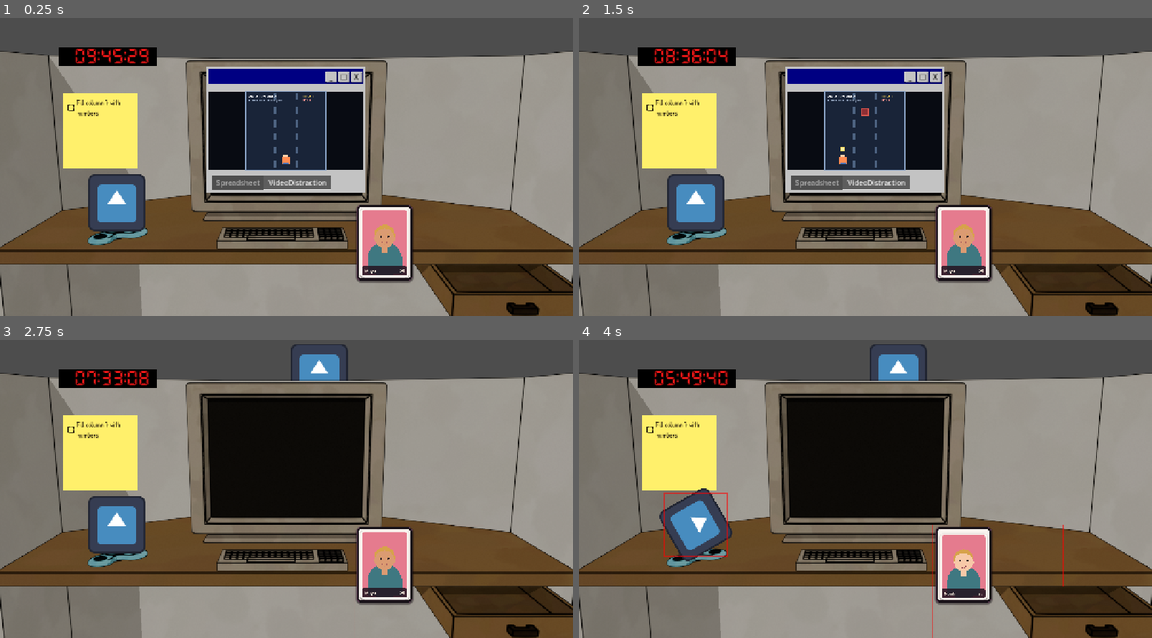
Above: before the commit, frames 1-4 (two rows, left to right).
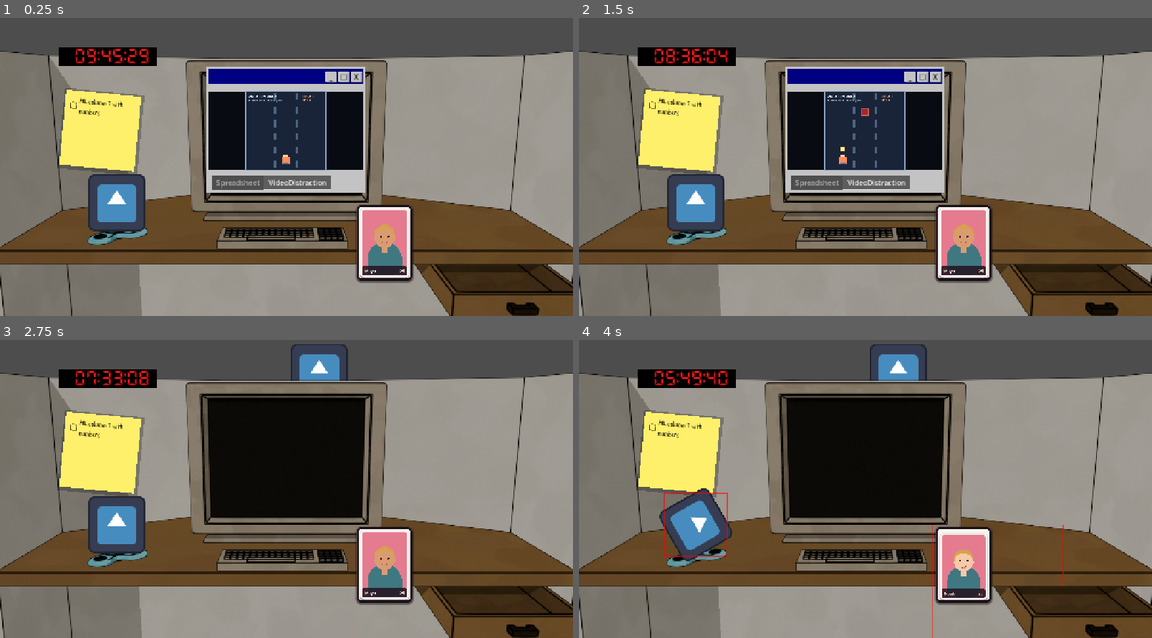
Above: after the commit, the same moments.

Repository: Jelleas/gmtk-2026
Game: Godot game, scene res://src/office/office.tscn
The game is run twice, just before and just after one commit, with the same random seed, the same clock (stepped at 60 frames per second) and the same inputs. This scene is started directly instead of the project's main scene. The engine's default icon, where the game draws it, is replaced by a stand-in: a white triangle on a blue panel in a dark square.
Inputs (mouse positions are in pixels of both pictures, inside the frame that each line leads up to):
- Up to frame 1 (0.25 s): no input
- Up to frame 2 (1.5 s): click "_" at 0.5 s; click "□" at 1.25 s
- Up to frame 3 (2.75 s): click "X" at 2 s
- Up to frame 4 (4 s): tap Enter at 2.75 s; drag from (693, 524) to (922, 405) at 2.77 s; drag from (962, 563) to (693, 524) at 3.52 s

The runs differ from the first frame. In frame 1, 0.8% of the frame differs, in the area x 10-26%, y 23-53%; in frame 2, 0.8%; in frame 3, 0.8%; in frame 4, 0.7%.

Commit message:
postit_stack

Diff:
--- a/src/postit/postit.tscn
+++ b/src/postit/postit.tscn
@@ -4,6 +4,14 @@
 
 [node name="PostIt" type="Node2D" unique_id=1177477717]
 script = ExtResource("1_postit")
+
+[node name="Shadow" type="ColorRect" parent="."]
+offset_left = -5.0
+offset_top = -5.0
+offset_right = 250.0
+offset_bottom = 252.0
+mouse_filter = 2
+color = Color(0, 0, 0, 0.25)
 
 [node name="Background" type="ColorRect" parent="." unique_id=1241816953]
 offset_right = 240.0
--- a/src/postit/postit_stack.gd
+++ b/src/postit/postit_stack.gd
@@ -13,9 +13,16 @@
 const SEAL_AT_CHECKED := 3
 
 ## Per-depth pose tuning for the layered look.
-const DEPTH_OFFSET := Vector2(6.0, -7.0)
-const ANGLE_STEP := 3.0
+const DEPTH_OFFSET := Vector2(42.0, 46.0)
+## Notes deeper in the pile are tinted slightly darker so layers read clearly.
+const DEPTH_DARKEN := 0.10
 const MAX_VISIBLE_DEPTH := 4
+## Each note gets its own fixed slight tilt (degrees) so the whole pile,
+## including the top note, looks hand-stacked. Adjacent notes lean opposite ways.
+const MIN_TILT := 3.0
+const MAX_TILT := 7.0
+## PostIt is 240x240; rotate notes around their center so corners fan out.
+const NOTE_CENTER := Vector2(120.0, 120.0)
 
 ## Fly-in / restack animation tuning.
 const FLY_IN_HEIGHT := 320.0
@@ -99,6 +106,10 @@
 	note.connect_events = false
 	note.note_color = note_color
 	notes_root.add_child(note)
+	# Give each note a fixed slight tilt, alternating lean per note, kept for
+	# the note's whole life so it stays visibly angled as it moves back.
+	var lean := 1.0 if notes.size() % 2 == 0 else -1.0
+	note.rotation = deg_to_rad(lean * randf_range(MIN_TILT, MAX_TILT))
 	notes.append(note)
 	active_note = note
 	_restack(animate)
@@ -118,41 +129,34 @@
 		todo_item.reparent(new_note.todo_list)
 
 ## Re-applies the layered pose to every note. depth 0 is the top/newest note;
-## older notes step back and rotate slightly for the stacked look.
+## older notes step further back. Each note keeps its own fixed tilt (set in
+## _spawn_note); only the depth-based position is (re)animated here.
 func _restack(animate_new_note: bool) -> void:
 	var count := notes.size()
 	for i in count:
 		var note := notes[i]
 		var depth := count - 1 - i
-		var target_pos := _pose_position(depth)
-		var target_rot := _pose_rotation(depth)
-		note.z_index = -depth
+		var target_pos := _pose_position(depth, note.rotation)
+		# Draw order comes from child order (newest is the last child, on top);
+		# z_index is left at 0 so notes stay in front of the office background.
+		note.note_color = note_color.darkened(minf(depth, MAX_VISIBLE_DEPTH) * DEPTH_DARKEN)
 
-		if depth == 0:
-			if animate_new_note:
-				note.rotation = target_rot
-				note.position = target_pos + Vector2(0.0, -FLY_IN_HEIGHT)
-				var fly := create_tween()
-				fly.tween_property(note, "position", target_pos, FLY_IN_DURATION) \
-					.set_trans(Tween.TRANS_BACK).set_ease(Tween.EASE_OUT)
-			else:
-				note.position = target_pos
-				note.rotation = target_rot
-			continue
+		if depth == 0 and animate_new_note:
+			note.position = target_pos + Vector2(0.0, -FLY_IN_HEIGHT)
+			var fly := create_tween()
+			fly.tween_property(note, "position", target_pos, FLY_IN_DURATION) \
+				.set_trans(Tween.TRANS_BACK).set_ease(Tween.EASE_OUT)
+		elif depth == 0:
+			note.position = target_pos
+		else:
+			var tween := create_tween()
+			tween.tween_property(note, "position", target_pos, POSE_DURATION) \
+				.set_trans(Tween.TRANS_QUAD).set_ease(Tween.EASE_OUT)
 
-		var tween := create_tween().set_parallel()
-		tween.tween_property(note, "position", target_pos, POSE_DURATION) \
-			.set_trans(Tween.TRANS_QUAD).set_ease(Tween.EASE_OUT)
-		tween.tween_property(note, "rotation", target_rot, POSE_DURATION) \
-			.set_trans(Tween.TRANS_QUAD).set_ease(Tween.EASE_OUT)
-
-func _pose_position(depth: int) -> Vector2:
+## Node2D rotates around its origin (the note's top-left corner). To keep a
+## tilted note visually centered on its depth's target point, place its origin
+## so the rotated center lands there.
+func _pose_position(depth: int, tilt: float) -> Vector2:
 	var d := mini(depth, MAX_VISIBLE_DEPTH)
-	return DEPTH_OFFSET * float(d)
-
-func _pose_rotation(depth: int) -> float:
-	var d := mini(depth, MAX_VISIBLE_DEPTH)
-	if d == 0:
-		return 0.0
-	var sign := 1.0 if d % 2 == 1 else -1.0
-	return deg_to_rad(sign * ANGLE_STEP * float(d))
+	var center := NOTE_CENTER + DEPTH_OFFSET * float(d)
+	return center - NOTE_CENTER.rotated(tilt)
